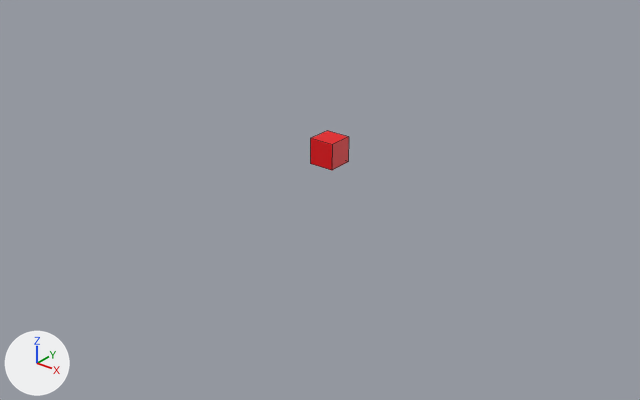
One commit to the Blender file Summer2026Projects/AnimationGDTV01.blend: the scene before it, then after it.
Before and after are seen from a 50 mm camera at (37.1, -47.5, 25.1) aimed at (0.4, -1.7, -3.3). Every picture has the same lights, and +X, +Y and +Z are marked at lower left. The picture after the commit comes second. Mesh edges are drawn as thin lines.

Before the edit, the objects in view are built like this:
```python
mat_material = principled_material('Material')
mat_material.base_color = (0.8, 0.000229, 0.00385)  # red #e7010d
me_cube = bpy.data.meshes.new('Cube')
me_cube.from_pydata(...)  # a box spanning x -1.0..1.0, y -1.0..1.0, z -1.0..1.0
me_cube.materials.append(mat_material)  # red #e7010d
ob_cube = bpy.data.objects.new('Cube', me_cube)
ob_cube.location = (0.0, 0.0, 0.0)
```
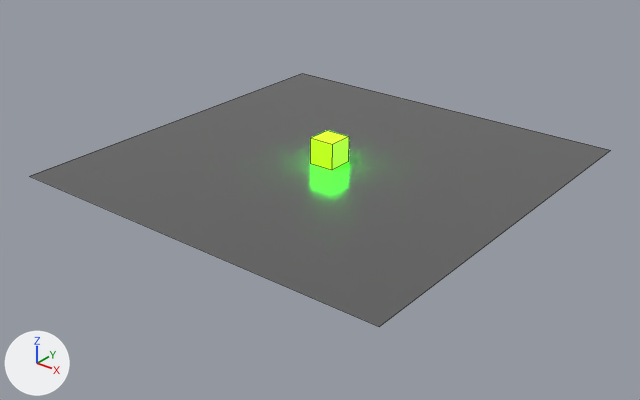
The change, as a diff of the scene's bpy script:
```diff
--- a/Summer2026Projects/AnimationGDTV01.blend.py
+++ b/Summer2026Projects/AnimationGDTV01.blend.py
@@ mat_material @@
 mat_material.base_color = (0.8, 0.000229, 0.00385)  # red #e7010d
+mat_material.emission_strength = 19.9
@@ mat_floor @@
+mat_floor = principled_material('Floor')
+mat_floor.base_color = (0.111, 0.111, 0.111)  # dark grey #5e5e5e
+mat_floor.roughness = 0.183
@@ me_plane @@
+me_plane.from_pydata([(-1.0, -1.0, 0.0), (1.0, -1.0, 0.0), (-1.0, 1.0, 0.0), (1.0, 1.0, 0.0)], [], [(0, 1, 3, 2)])
+me_plane.materials.append(mat_floor)  # dark grey #5e5e5e
@@ ob_plane @@
+ob_plane = bpy.data.objects.new('Plane', me_plane)
+ob_plane.location = (0.0, 0.0, -1.0)
+ob_plane.scale = (15.3, 15.3, 15.3)
```

What differs and where, as boxes [x1, y1, x2, y2] in the pictures (640 x 400 px):
'Plane', added: after [30, 73, 611, 327]
'Cube', surface changed (red to green): [310, 131, 349, 170] in both
